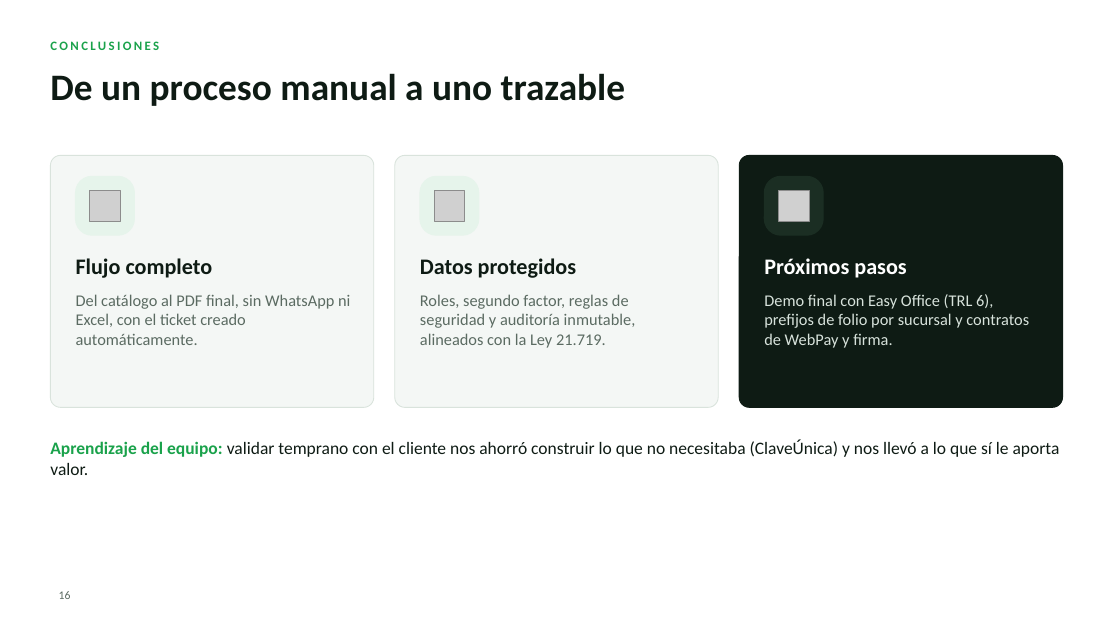
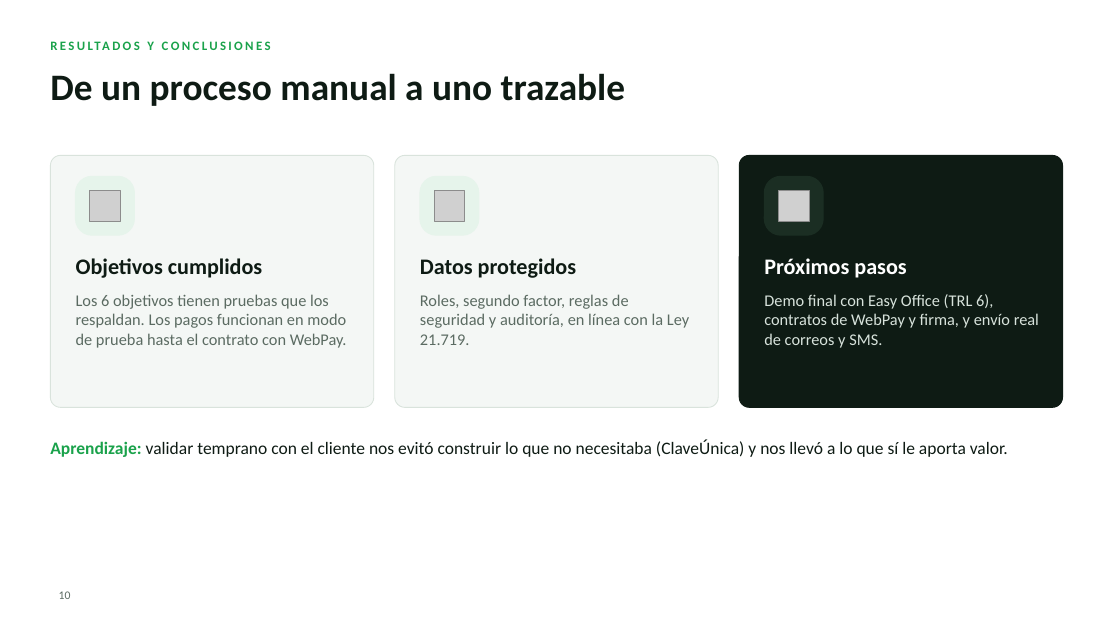
Before and after one commit to carlsLN/Capstone, a slide deck: slide 10 of Fase 3/Presentacion_Final_EasyOffice.pptx (slide 16 before the commit). Drawn at 1120x630 pixels with LibreOffice and Linux fonts; fonts in the diff are those of the drawing; grey boxes stand for pictures; background and template pictures are left out. Boxes give left, top, right and bottom in pixels: in the first picture for what was removed or moved away, otherwise in the second. Text is boxed around its words. In the diff, an @@ line names an element or a change of style, - is before the commit and + after.

```diff
--- a/Fase 3/Presentacion_Final_EasyOffice.pptx
+++ b/Fase 3/Presentacion_Final_EasyOffice.pptx
@@ text at bbox=[147, 41, 154, 50]: text changed @@
-CONCLUSIONES
+RESULTADOS Y CONCLUSIONES
@@ text at bbox=[76, 258, 262, 278]: text changed @@
-Flujo completo
+Objetivos cumplidos
@@ text at bbox=[76, 294, 347, 348]: text changed @@
-Del catálogo al PDF final, sin WhatsApp ni Excel, con el ticket creado automáticamente.
+Los 6 objetivos tienen pruebas que los respaldan. Los pagos funcionan en modo de prueba hasta el contrato con WebPay.
@@ text at bbox=[420, 294, 689, 345]: text changed @@
-Roles, segundo factor, reglas de seguridad y auditoría inmutable, alineados con la Ley 21.719.
+Roles, segundo factor, reglas de seguridad y auditoría, en línea con la Ley 21.719.
@@ text at bbox=[764, 294, 1039, 348]: text changed @@
-Demo final con Easy Office (TRL 6), prefijos de folio por sucursal y contratos de WebPay y firma.
+Demo final con Easy Office (TRL 6), contratos de WebPay y firma, y envío real de correos y SMS.
@@ text at bbox=[50, 440, 1008, 457]: text changed @@
-Aprendizaje del equipo: validar temprano con el cliente nos ahorró construir lo que no necesitaba (ClaveÚnica) y nos llevó a lo que sí le aporta valor.
+Aprendizaje: validar temprano con el cliente nos evitó construir lo que no necesitaba (ClaveÚnica) y nos llevó a lo que sí le aporta valor.
@@ page number at bbox=[59, 591, 71, 599]: text changed @@
-16
+10
```
Also in this commit, not shown: 3 other slides changed, 5 slides added, 11 slides removed, 2 other files.
